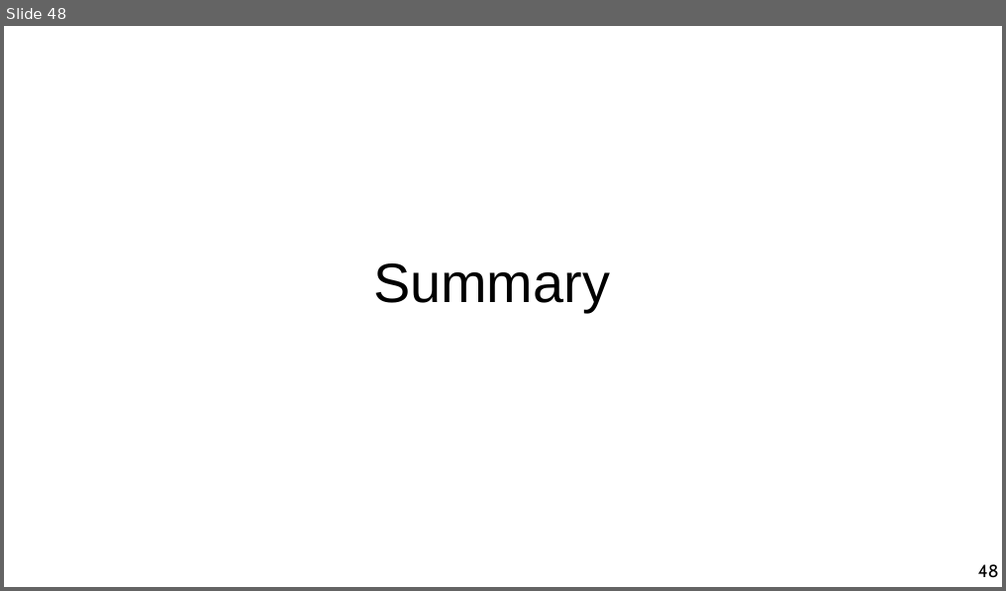
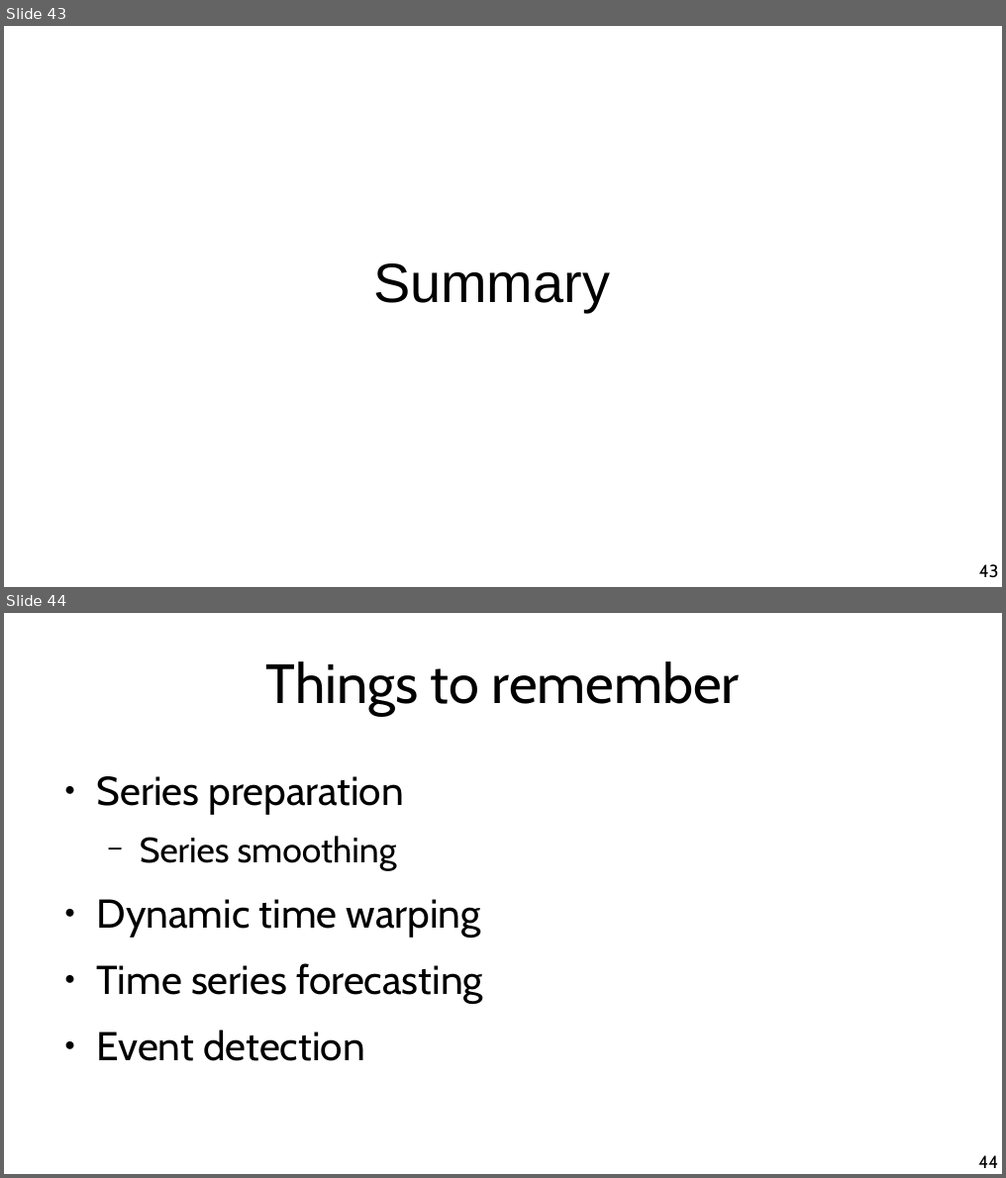
Before and after one commit to chatox/data-mining-course, a slide deck: theory/tt11_time_series.odp. Shown one above the other, each under a label of ours: slide 48 before the commit, slides 43 and 44 after it. The pictures are 1006x591 and 1006x1178 pixels, drawn with LibreOffice and Linux fonts; fonts in the diff are those of the drawing. Boxes give left, top, right and bottom in pixels: in the first picture for what was removed or moved away, otherwise in the second. Text is boxed around its words. In the diff, an @@ line names an element or a change of style, - is before the commit and + after.

Commit message:
Before forecasting

```diff
--- a/theory/tt11_time_series.odp
+++ b/theory/tt11_time_series.odp
@@ slide 44 added at (4,613,1002,1174), background #FFFFFF @@
@@ title added at (266,662,740,716), 44 pt, text #000000 @@
+Things to remember
@@ text added at (97,776,483,1061), 32 pt, text #000000 @@
+● Series preparation
+  − Series smoothing
+● Dynamic time warping
+● Time series forecasting
+● Event detection
@@ page number added at (978,1156,998,1168), 14 pt, text #000000 @@
+44
@@ what was slide 48 is now slide 43 @@
@@ page number at (979,565,999,578): text changed @@
-48
+43
```
Also in this commit, not shown: 7 slides changed, 1 other slide added, 7 slides removed.
